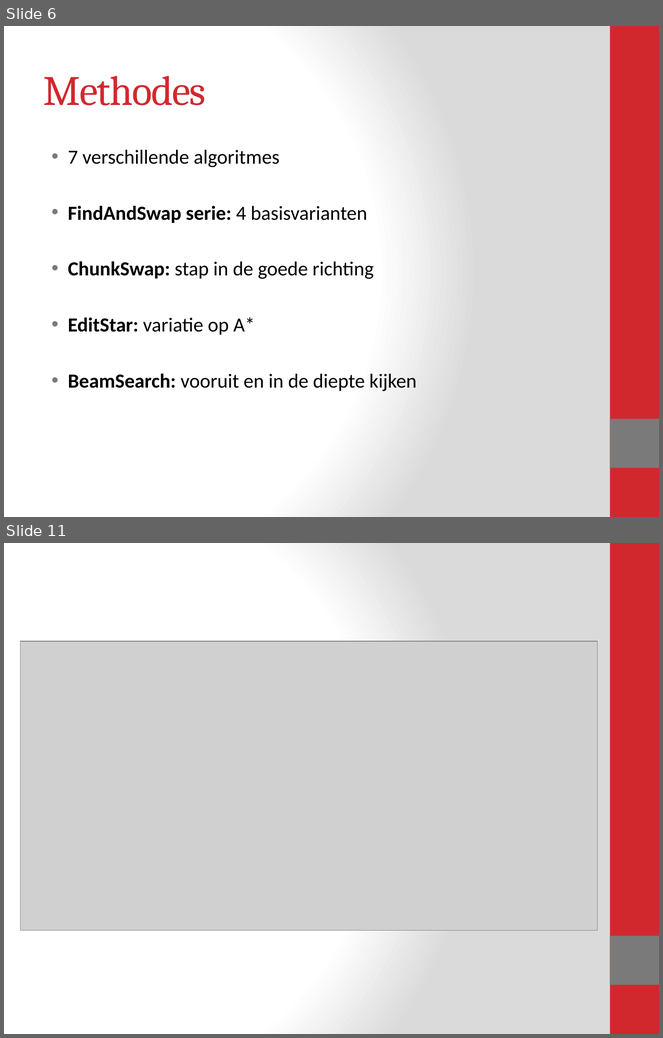
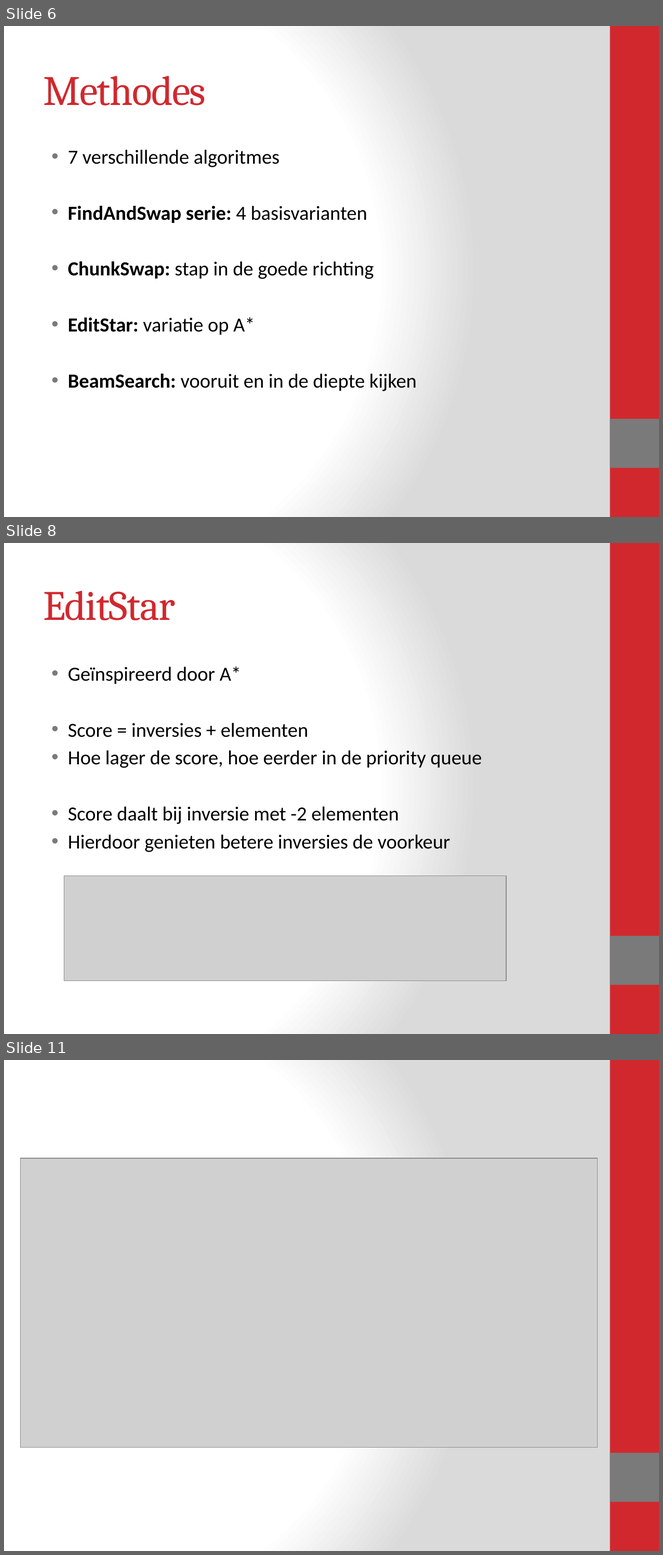
Before and after one commit to Blomr/Fruitvliegen, a slide deck: Fruitvliegen_Presentatie.pptx. Shown one above the other, each under a label of ours: slides 6 and 11 before the commit, slides 6, 8 and 11 after it; the slides between them are not shown. The pictures are 663x1038 and 663x1555 pixels, drawn with LibreOffice and Linux fonts; fonts in the diff are those of the drawing; grey boxes stand for pictures. Boxes give left, top, right and bottom in pixels: in the first picture for what was removed or moved away, otherwise in the second. Text is boxed around its words. In the diff, an @@ line names an element or a change of style, - is before the commit and + after.

```diff
--- a/Fruitvliegen_Presentatie.pptx
+++ b/Fruitvliegen_Presentatie.pptx
@@ slide 8 added at box(4, 543, 659, 1034), background gradient #FFFFFF to #DADADA; not listed: 2 template elements that a slide beside it also shows @@
@@ title added at box(44, 591, 175, 620), 46 pt, text #D1282E @@
+EditStar
@@ text added at box(68, 666, 482, 852), 22 pt, text #000000 @@
+• Geïnspireerd door A*
+• Score = inversies + elementen
+• Hoe lager de score, hoe eerder in de priority queue
+• Score daalt bij inversie met -2 elementen
+• Hierdoor genieten betere inversies de voorkeur
@@ picture added at box(64, 876, 506, 981) @@
```
Also in this commit, not shown: 4 slides changed, 1 other slide added, 2 slides removed, 3 other files.
